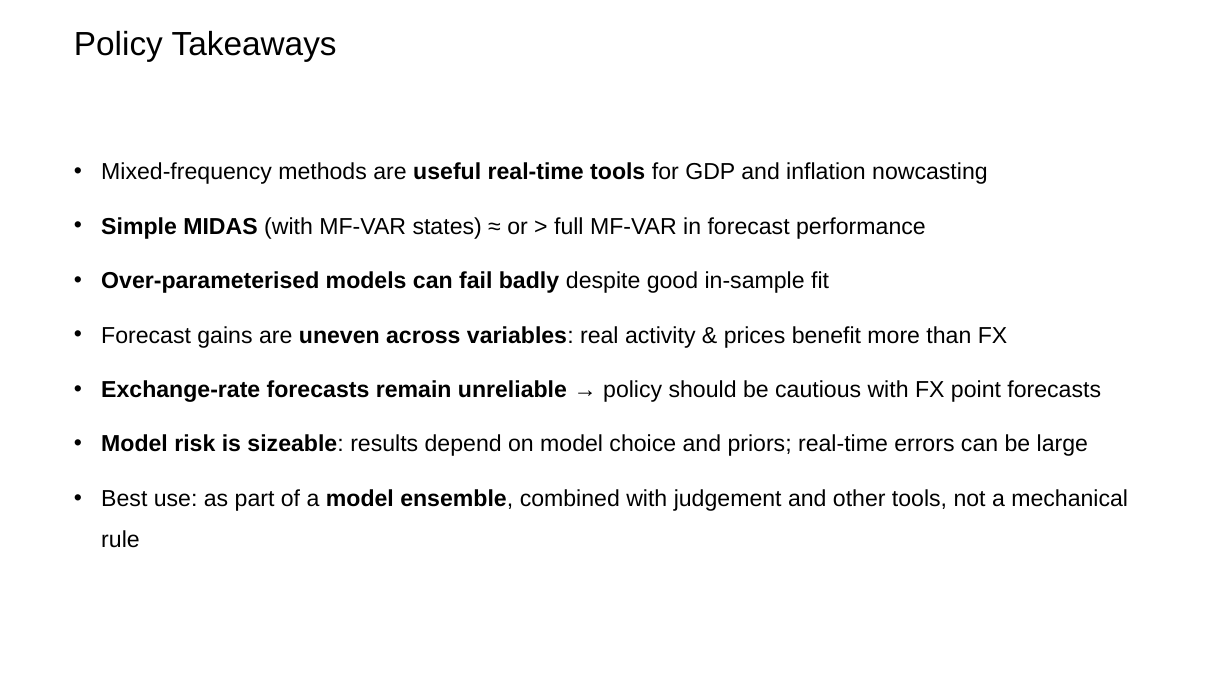
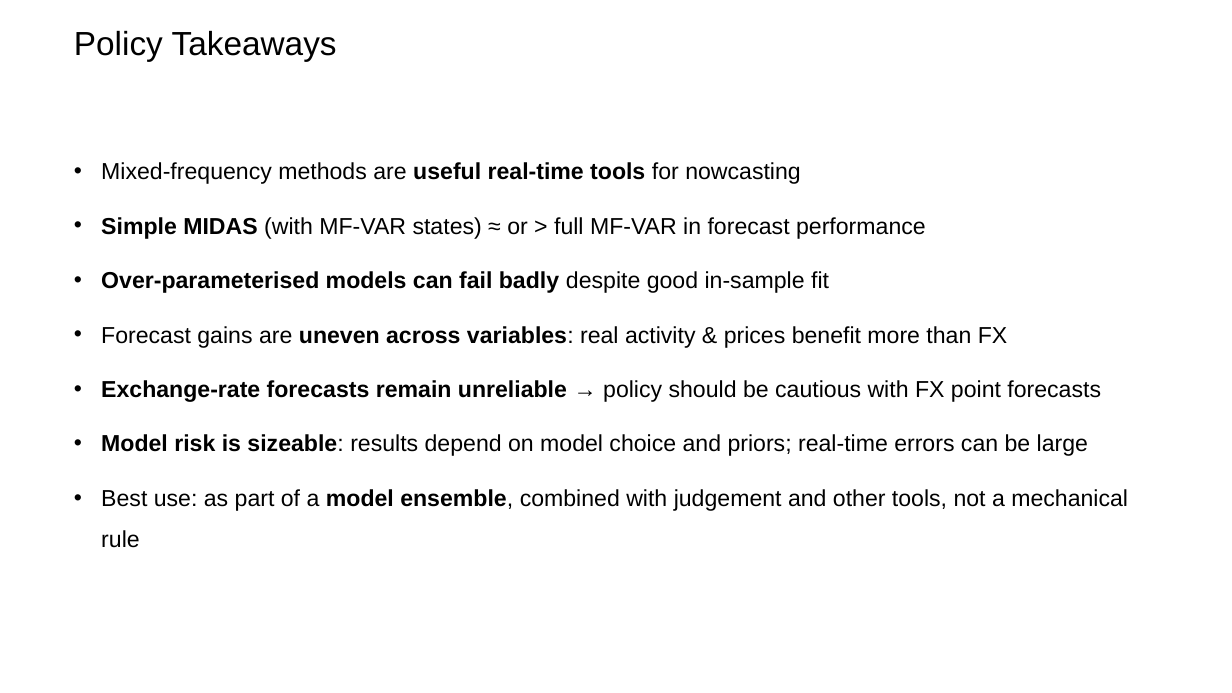
Before and after one commit to mddudko/methods-for-macro-forecasting-2025, a slide deck: slide 58 of submission/docs/Mixed-Frequency Models_Methods of Macroeconomic Forecasting.pptx (slide 55 before the commit). Drawn at 1232x693 pixels with LibreOffice and Linux fonts; fonts in the diff are those of the drawing; background and template pictures are left out. Boxes give left, top, right and bottom in pixels: in the first picture for what was removed or moved away, otherwise in the second. Text is boxed around its words. In the diff, an @@ line names an element or a change of style, - is before the commit and + after.

Commit message:
added pptx

```diff
--- a/submission/docs/Mixed-Frequency Models_Methods of Macroeconomic Forecasting.pptx
+++ b/submission/docs/Mixed-Frequency Models_Methods of Macroeconomic Forecasting.pptx
@@ text at (101,162,800,184): text changed @@
-• Mixed-frequency methods are useful real-time tools for GDP and inflation nowcasting
+• Mixed-frequency methods are useful real-time tools for nowcasting
```
Also in this commit, not shown: 9 other slides changed, 5 slides added, 4 slides removed, 2 other files.
